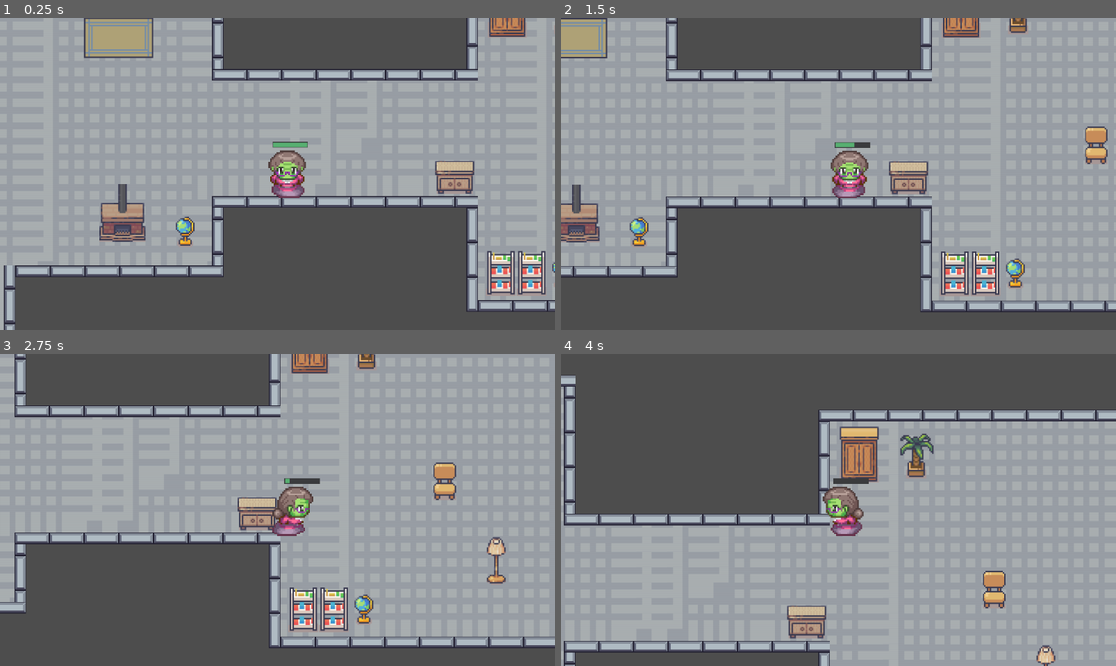
Above: before the commit, frames 1-4 (two rows, left to right).
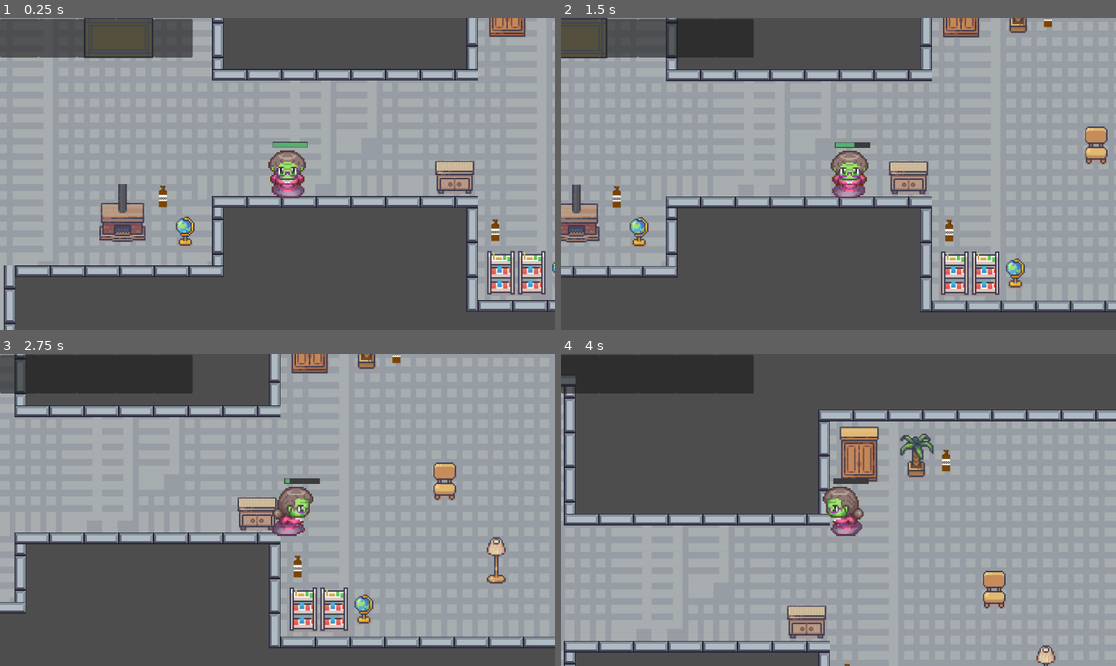
Above: after the commit, the same moments.

Repository: NickPerlich/Deathma
Game: Godot game, scene res://main.tscn
Two runs of this game, one before a commit and one after it. Both use one fixed random seed, a clock stepped at 60 frames per second and the inputs below. The engine's default icon, where the game draws it, is replaced by a stand-in: a white triangle on a blue panel in a dark square.
Inputs (mouse positions are in pixels of both pictures, inside the frame that each line leads up to):
- Up to frame 1 (0.25 s): no input
- Up to frame 2 (1.5 s): move the mouse to (960, 158) at 0.52 s; hold D (input_right) 0.53-1.28 s; hold 1 (Slot_1) 0.53-1.28 s; move the mouse to (727, 189) at 1.27 s; hold S (input_down) from 1.28 s (still down); tap 2 (Slot_2) at 1.35 s
- Up to frame 3 (2.75 s): move the mouse to (333, 441) at 2.02 s; release S (input_down) at 2.03 s; hold D (input_right) from 2.03 s (still down); hold 3 (Slot_3) from 2.03 s (still down)
- Up to frame 4 (4 s): move the mouse to (810, 572) at 2.77 s; release D (input_right) at 2.78 s; release 3 (Slot_3) at 2.78 s; hold W (input_up) 2.78-3.53 s; tap 4 (Slot_4) at 2.85 s; move the mouse to (1005, 556) at 3.52 s; hold A (input_left) from 3.53 s (still down); hold 5 (Slot_5) from 3.53 s (still down)

The runs differ from the first frame. In frame 1, 4.5% of the frame differs, in the area x 0-90%, y 0-72%; in frame 2, 4.4%; in frame 3, 4.3%; in frame 4, 4.3%.
Error after the commit: Invalid access of index '0' on a base object of type: 'Array'. (res://inventory.gd:30)

Commit message:
re-add the collectibles

Diff:
--- a/Lab 5 Moving Character/banana_bread.tscn
+++ b/Lab 5 Moving Character/banana_bread.tscn
@@ -4,7 +4,7 @@
 [ext_resource type="Texture2D" uid="uid://dm63nkhiwbfri" path="res://Art/banana_bread.png" id="1_tsipx"]
 
 [sub_resource type="CircleShape2D" id="CircleShape2D_jhtme"]
-radius = 25.0
+radius = 23.0217
 
 [node name="Banana_Bread" type="Area2D"]
 script = ExtResource("1_ejem4")
--- a/Lab 5 Moving Character/main.tscn
+++ b/Lab 5 Moving Character/main.tscn
@@ -6,9 +6,11 @@
 [ext_resource type="PackedScene" uid="uid://tfq3pp1u838k" path="res://Scenes/main_character.tscn" id="3_jtcbk"]
 [ext_resource type="Texture2D" uid="uid://dsnt3x7aoy3wq" path="res://index.icon.png" id="4_8v5f6"]
 [ext_resource type="Script" path="res://pivot.gd" id="4_qmk0w"]
+[ext_resource type="PackedScene" uid="uid://b0tvg7515be52" path="res://inventory.tscn" id="5_ohhde"]
 [ext_resource type="Script" path="res://Tongue.gd" id="5_xw844"]
 [ext_resource type="PackedScene" uid="uid://btx1r1cvwc4sb" path="res://ui/healthbar/healthbar.tscn" id="7_82pyh"]
 [ext_resource type="Texture2D" uid="uid://b3lj7gkged1mg" path="res://icon.svg" id="9_1kacx"]
+[ext_resource type="PackedScene" uid="uid://dfp0t8kiya1gh" path="res://banana_bread.tscn" id="10_svgc6"]
 
 [sub_resource type="TileSetAtlasSource" id="TileSetAtlasSource_r026b"]
 texture = ExtResource("1_7btcj")
@@ -8246,16 +8248,16 @@
 format = 2
 layer_0/tile_data = PackedInt32Array(3080172, 1376258, 45, 3145708, 1376258, 46, 3211244, 1376258, 47, 3276780, 1376258 …(23827 unchanged characters)…
 
-[node name="CharacterBody2D" parent="." instance=ExtResource("3_jtcbk")]
+[node name="player" parent="." instance=ExtResource("3_jtcbk")]
 position = Vector2(495, 421)
 scale = Vector2(1.5, 1.5)
 
-[node name="pivot" type="Node2D" parent="CharacterBody2D"]
+[node name="pivot" type="Node2D" parent="player"]
 position = Vector2(14, 4.66666)
 scale = Vector2(0.666667, 0.666667)
 script = ExtResource("4_qmk0w")
 
-[node name="Tongue" type="Sprite2D" parent="CharacterBody2D/pivot"]
+[node name="Tongue" type="Sprite2D" parent="player/pivot"]
 texture_repeat = 2
 position = Vector2(-3.00001, 1.52588e-05)
 rotation = -1.5708
@@ -8264,20 +8266,22 @@
 region_enabled = true
 script = ExtResource("5_xw844")
 
-[node name="RayCast2D" type="RayCast2D" parent="CharacterBody2D/pivot/Tongue"]
+[node name="RayCast2D" type="RayCast2D" parent="player/pivot/Tongue"]
 position = Vector2(3.71597e-05, -21.0001)
 target_position = Vector2(0, 250)
 
-[node name="Healthbar" parent="CharacterBody2D" instance=ExtResource("7_82pyh")]
+[node name="Healthbar" parent="player" instance=ExtResource("7_82pyh")]
 offset_left = -5.99999
 offset_top = -42.6667
 offset_right = 41.0
 offset_bottom = -36.6667
 metadata/_edit_use_anchors_ = true
 
-[node name="Camera2D" type="Camera2D" parent="CharacterBody2D"]
+[node name="Camera2D" type="Camera2D" parent="player"]
 position_smoothing_enabled = true
 position_smoothing_speed = 10.0
+
+[node name="Inventory" parent="player" instance=ExtResource("5_ohhde")]
 
 [node name="Walls" type="StaticBody2D" parent="." groups=["collectable"]]
 position = Vector2(41, 26)
@@ -8493,4 +8497,16 @@
 position = Vector2(-3.5, -1.5)
 shape = SubResource("RectangleShape2D_4giou")
 
-[connection signal="hooked" from="CharacterBody2D/pivot/Tongue" to="CharacterBody2D" method="_on_tongue_hooked"]
+[node name="Banana_Bread" parent="." instance=ExtResource("10_svgc6")]
+position = Vector2(259, 480)
+
+[node name="Banana_Bread2" parent="." instance=ExtResource("10_svgc6")]
+position = Vector2(1154, 105)
+
+[node name="Banana_Bread3" parent="." instance=ExtResource("10_svgc6")]
+position = Vector2(949, 550)
+
+[node name="Banana_Bread4" parent="." instance=ExtResource("10_svgc6")]
+position = Vector2(-397, 99)
+
+[connection signal="hooked" from="player/pivot/Tongue" to="player" method="_on_tongue_hooked"]
Not shown: 1 places in Lab 5 Moving Character/main.tscn that only renumber resources
